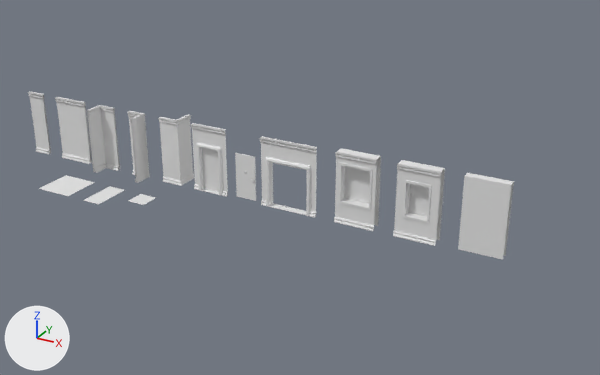
The FBX model UnityProject/Assets/Visuals/Lau Assets/!Level Design Setups/V0.2/Import/LevelDesignSetup_V0.2.fbx, before and after one commit.
One viewpoint serves both versions: a 50 mm camera at (29.5, -31.8, 17.2) aimed at (12.4, -0.6, 1.6). Every picture has the same lights, and +X, +Y and +Z are marked at lower left. Where no turn or scale is listed for an object, it has been applied to the vertices.

Objects in the first picture: 'Door_Outdoors', 'OpenPassFrame', 'WallCorner_Inner', 'WallCorner_Inner_B', 'WallCorner_Outer.001', 'Wall_2m', 'Wall_2m.001', 'Wall_DoorFrame', 'Wall_OpenPass', 'Wall_Window_Big', 'Wall_Window_Medium', 'WindowFrame_Big'.
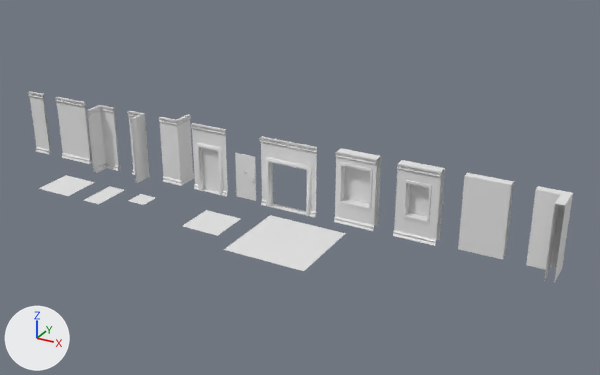
Pixel boxes (x1, y1, x2, y2) of what changed, in the pictures (600 x 375 px):
'RoofElement_4*4m', added
    after: (224, 215, 346, 271)
'Wall_OutsideCorner', added
    after: (526, 186, 573, 283)
'RoofElement_2*2m', added
    after: (183, 210, 240, 236)

Edits to the bpy script that builds the scene:
```text
Add me_plane_006:
    me_plane_006.from_pydata(...)  # 17 vertices, 9 faces; spans x 0.0..1.4, y -1.0..0.4, z 0.0..3.5
Add me_plane_012:
    me_plane_012.from_pydata([(-2.0, -2.0, 0.0), (2.0, -2.0, 0.0), (-2.0, 2.0, 0.0), (2.0, 2.0, 0.0)], [], [(0, 2, 3, 1)])
Add me_plane_011:
    me_plane_011.from_pydata([(-1.0, -1.0, 0.0), (1.0, -1.0, 0.0), (-1.0, 1.0, 0.0), (1.0, 1.0, 0.0)], [], [(0, 2, 3, 1)])
Add ob_wall_outsidecorner:
    ob_wall_outsidecorner = bpy.data.objects.new('Wall_OutsideCorner', me_plane_006)
    ob_wall_outsidecorner.location = (23.0, 0.0, 0.0)
Add ob_roofelement_4_4m:
    ob_roofelement_4_4m = bpy.data.objects.new('RoofElement_4*4m', me_plane_012)
    ob_roofelement_4_4m.location = (13.0, -3.0, 0.0)
Add ob_roofelement_2_2m:
    ob_roofelement_2_2m = bpy.data.objects.new('RoofElement_2*2m', me_plane_011)
    ob_roofelement_2_2m.location = (9.0, -3.0, 0.0)
```
